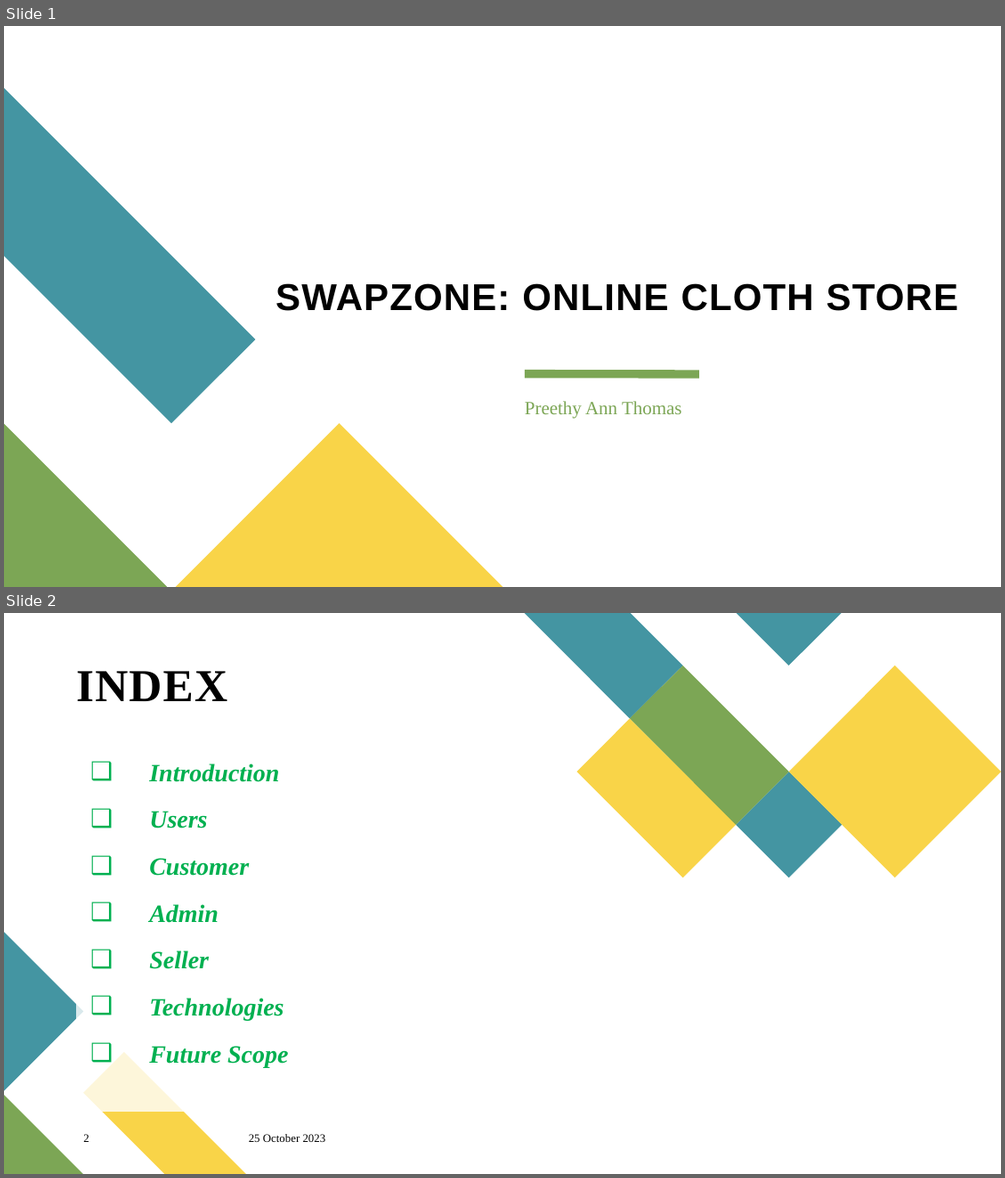
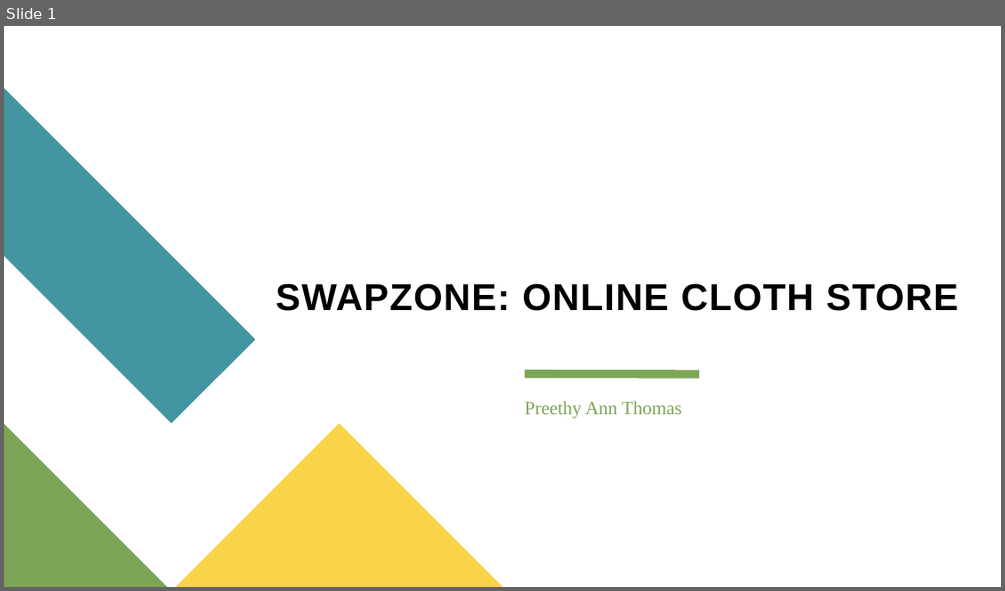
Before and after one commit to preethyannthomas/MiniProject_2024, a slide deck: Documents/Project.pptx. Shown one above the other, each under a label of ours: slides 1 and 2 before the commit, slide 1 after it. The pictures are 1005x1178 and 1005x591 pixels, drawn with LibreOffice and Linux fonts; fonts in the diff are those of the drawing. Boxes give left, top, right and bottom in pixels: in the first picture for what was removed or moved away, otherwise in the second. Text is boxed around its words. In the diff, an @@ line names an element or a change of style, - is before the commit and + after.

```diff
--- a/Documents/Project.pptx
+++ b/Documents/Project.pptx
@@ slide 2 removed at box(4, 613, 1001, 1174), background #FFFFFF @@
@@ group removed at box(525, 613, 1001, 877): 5 freeform shapes @@
@@ title removed at box(76, 671, 227, 701) @@
-INDEX
@@ line removed from (81, 771) to (257, 771) @@
@@ text removed at box(149, 763, 288, 1067) @@
-❑ Introduction
-❑ Users
-❑ Customer
-❑ Admin
-❑ Seller
-❑ Technologies
-❑ Future Scope
@@ freeform shape removed at box(4, 933, 83, 1091) @@
@@ freeform shape removed at box(83, 1052, 245, 1174) @@
@@ freeform shape removed at box(4, 1094, 83, 1174) @@
@@ page number removed at box(83, 1134, 89, 1142) @@
-2
@@ text removed at box(249, 1134, 326, 1142) @@
-25 October 2023
```
Also in this commit, not shown: 7 slides changed, 3 other files.
